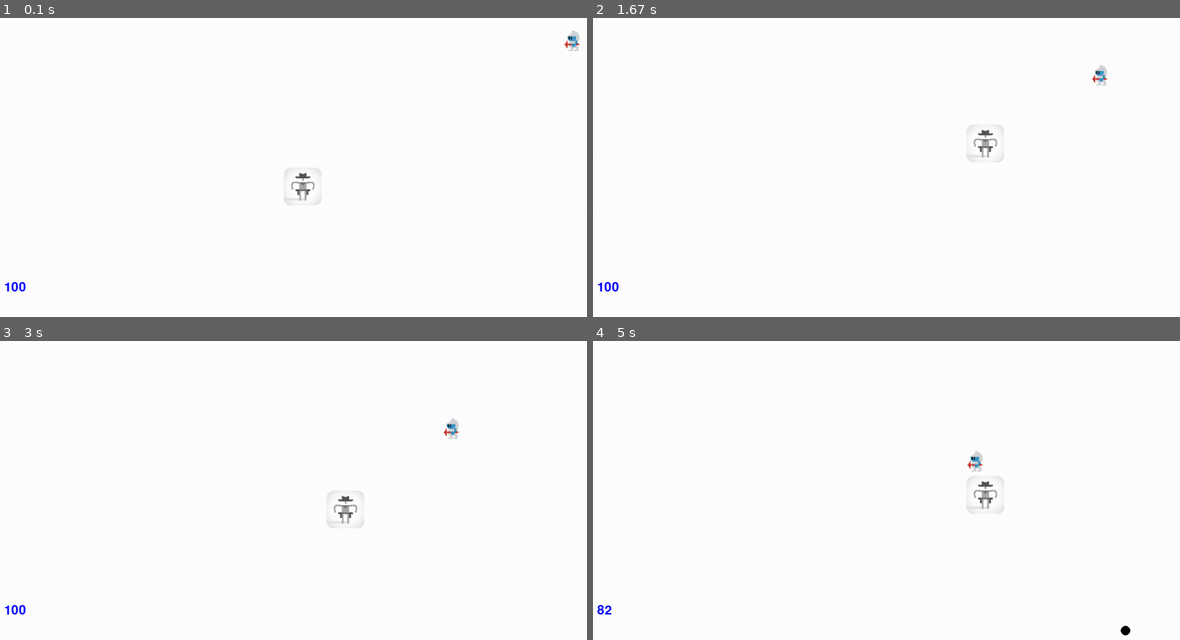
Above: before the commit, frames 1-4 (two rows, left to right).
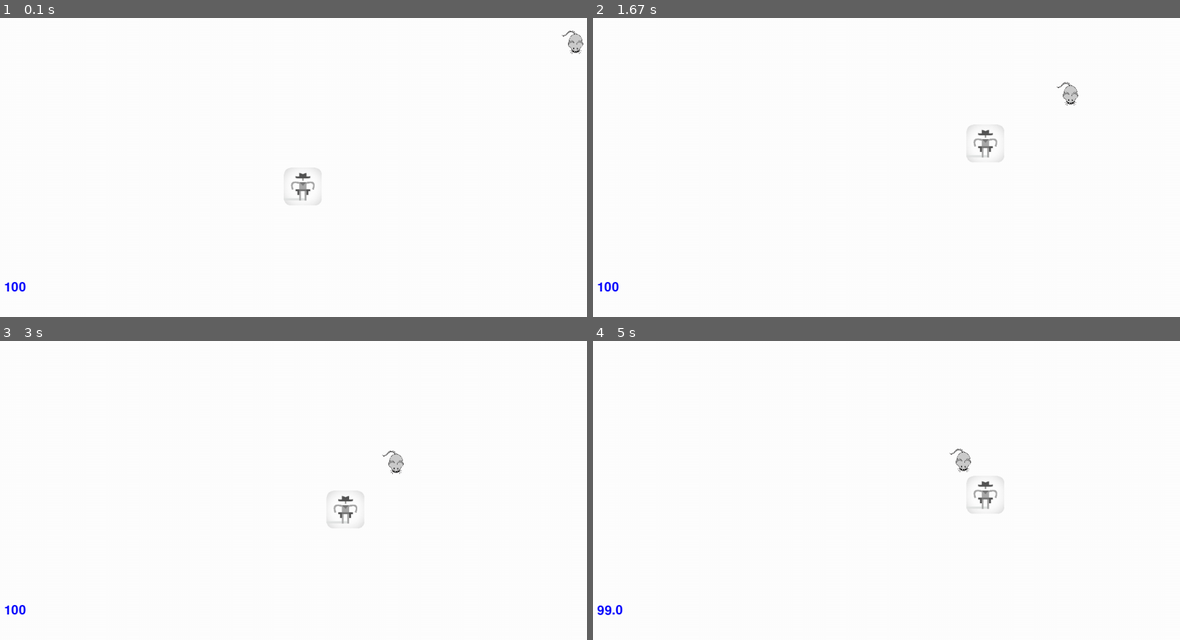
Above: after the commit, the same moments.

Repository: lambo-n/thecoderschool-pygames
Game: pygame game, started from blaster.py
Two runs of this game, one before a commit and one after it. Both use one fixed random seed, a clock stepped at 60 frames per second and the inputs below.
Inputs (mouse positions are in pixels of both pictures, inside the frame that each line leads up to):
- Up to frame 1 (0.1 s): no input
- Up to frame 2 (1.67 s): click (874, 167) at 0.38 s; hold D 0.67-1.13 s; move the mouse to (851, 182) at 0.7 s; hold W 1.17-1.47 s; hold D from 1.5 s (still down)
- Up to frame 3 (3 s): release D at 1.97 s; hold A 2-2.53 s; hold S 2.57-2.87 s; hold A from 2.9 s (still down)
- Up to frame 4 (5 s): release A at 3.3 s; hold W 3.33-3.7 s; click (1097, 610) at 3.78 s; hold D 4.07-4.7 s; hold S from 4.73 s (still down)

The runs differ from the first frame. In frame 1, 0.1% of the frame differs, in the area x 95-100%, y 4-13%; in frame 2, 0.3%; in frame 3, 0.3%; in frame 4, 0.4%, in the area x 0-92%, y 36-99%.

Commit message:
itamar 3/27

Diff:
--- a/blaster.py
+++ b/blaster.py
@@ -11,7 +11,7 @@
 running = True
 dt = 0
 money = 0
-wave = 0
+wave = 1
 # 1, 2, 4, 7, 11, 16
 waveAmount = 0
 enemiesLeft = waveAmount
@@ -72,15 +72,19 @@
     screen.blit(playerImage, player_pos)
 
 
-    if enemiesLeft <= 0:
-        waveAmount += wave
+    if len(enemyList) == 0:
+        waveAmount = 1 + (wave - 1) * wave // 2
         wave += 1
         enemiesLeft = waveAmount
 
-        for i in range(waveAmount):
-            enemyType = random.choice(["normal", "speed"])
-            newEnemy = Enemy(pygame.Vector2(random.randint(0, WIDTH), random.randint(0, HEIGHT)) , enemyType)
+        enemyTypes = {"normal": 2, "speed": 1}
+        budget = waveAmount
+        while budget > 0:
+            affordable = [t for t, v in enemyTypes.items() if v <= budget]
+            enemyType = random.choice(affordable)
+            newEnemy = Enemy(pygame.Vector2(random.randint(0, WIDTH), random.randint(0, HEIGHT)), enemyType)
             enemyList.append(newEnemy)
+            budget -= enemyTypes[enemyType]
 
 
 
@@ -93,7 +97,7 @@
         for enemy in enemyList[:]:
             enemyRect = enemy.get_rect()
 
-            if enemyRect.collidepoint(bullet.pos) and bullet:
+            if enemyRect.collidepoint(bullet.pos) and bullet in bulletList:
                 enemy.health -= 5
                 bulletList.remove(bullet)
 
--- a/tag.py
+++ b/tag.py
@@ -47,6 +47,9 @@
 
 player_jump_counts = [allowedJumps, allowedJumps, allowedJumps, allowedJumps, allowedJumps]  # remaining jumps per player (max 2)
 
+TAG_COOLDOWN = 2.0  # seconds before a newly-tagged player can tag back
+tag_cooldowns = [0.0] * 5  # cooldown timer per player
+
 
 floorBase = pygame.Rect(0, HEIGHT - 100, WIDTH, 10)
 platform1 = pygame.Rect(400, 500, 200, 20)
@@ -59,6 +62,9 @@
 platform8 = pygame.Rect(800, 550, 100, 20)
 
 platforms = [floorBase, platform1, platform2, platform3, platform4, platform5, platform6, platform7, platform8]
+
+downArrowImage = pygame.image.load("assets/downArrow.png").convert_alpha()
+downArrowImage = pygame.transform.scale(downArrowImage, (PLAYER_WIDTH, PLAYER_HEIGHT))
 
 while running:
     # poll for events
@@ -80,6 +86,9 @@
     pygame.draw.rect(screen, "green", (player3_pos.x, player3_pos.y, PLAYER_WIDTH, PLAYER_HEIGHT))
     pygame.draw.rect(screen, "yellow", (player4_pos.x, player4_pos.y, PLAYER_WIDTH, PLAYER_HEIGHT))
     pygame.draw.rect(screen, "orange", (player5_pos.x, player5_pos.y, PLAYER_WIDTH, PLAYER_HEIGHT))
+
+    tagged_pos = player_positions[taggedPlayer]
+    screen.blit(downArrowImage, (tagged_pos.x, tagged_pos.y - PLAYER_HEIGHT - 2))
 
     for platform in platforms:
         pygame.draw.rect(screen, "black", platform)
@@ -108,17 +117,26 @@
                     else: player_rect.left = platform.right
                 player_positions[i].x = player_rect.x
 
+    # Tick tag cooldowns
+    for i in range(len(tag_cooldowns)):
+        if tag_cooldowns[i] > 0:
+            tag_cooldowns[i] = max(0.0, tag_cooldowns[i] - dt)
+
     # Player-to-player collisions
     for i in range(len(player_positions)):
         player_rect = pygame.Rect(player_positions[i].x, player_positions[i].y, PLAYER_WIDTH, PLAYER_HEIGHT)
         for j in range(i + 1, len(player_positions)):
             other_rect = pygame.Rect(player_positions[j].x, player_positions[j].y, PLAYER_WIDTH, PLAYER_HEIGHT)
             if player_rect.colliderect(other_rect):
-                if taggedPlayer == i:
+                if taggedPlayer == i and tag_cooldowns[j] <= 0:
                     taggedPlayer = j
+                    tag_cooldowns[j] = TAG_COOLDOWN
+                    tag_cooldowns[i] = TAG_COOLDOWN
                     print(taggedPlayer)
-                elif taggedPlayer == j:
+                elif taggedPlayer == j and tag_cooldowns[i] <= 0:
                     taggedPlayer = i
+                    tag_cooldowns[i] = TAG_COOLDOWN
+                    tag_cooldowns[j] = TAG_COOLDOWN
                     print(taggedPlayer)
                 # Calculate overlap on each axis
                 overlap_x = min(player_rect.right, other_rect.right) - max(player_rect.left, other_rect.left)
@@ -201,7 +219,9 @@
     if keys[pygame.K_RETURN]:
         player5_pos.x += PLAYER_MOVEMENT_SPEED * dt
 
-
+    for pos in player_positions:
+        pos.x = max(0, min(pos.x, WIDTH - PLAYER_WIDTH))
+        pos.y = max(0, min(pos.y, HEIGHT - PLAYER_HEIGHT))
 
 
 
--- a/zenith.py
+++ b/zenith.py
@@ -21,8 +21,17 @@
 platform3 = pygame.Rect(750, 150, 200, 10)
 pportal1 = pygame.Rect(1000, 150, 200, 10)
 platformG = pygame.Rect(0, 600, WIDTH, 20)
+lvl1Platforms = [platform1, platform2, platform3, pportal1, platformG]
 
-platformList = [platform1, platform2, platform3, pportal1, platformG]
+platformb1 = pygame.Rect(200, 400, 200, 10)
+platformb2 = pygame.Rect(500, 300, 200, 10)
+lvl2Platforms = [platformb1, platformb2, platformG]
+
+currentLevelList = lvl1Platforms
+
+endPortal = pygame.Rect(1000, 150, 200, 10)
+
+
 
 cubeImage = pygame.image.load("assets/digdug.png").convert_alpha()
 cubeImage = pygame.transform.scale(cubeImage, (40, 40))
@@ -47,7 +56,7 @@
     player_rect = pygame.Rect(player_pos.x, player_pos.y, 40, 40)
 
     # Platform collisions
-    for platform in platformList:
+    for platform in currentLevelList:
         if player_rect.colliderect(platform):
             # Landing on top
             if gravity >= 0 and player_rect.bottom - platform.top <= 20:
@@ -71,9 +80,15 @@
     player_rect.clamp_ip(screen.get_rect())
     player_pos.x = player_rect.x
 
-    for platform in platformList:
+    for platform in currentLevelList:
         pygame.draw.rect(screen, "black", platform)
     screen.blit(cubeImage, player_rect)
+
+    if currentLevel == 1:
+        currentLevelPlatforms = lvl1Platforms
+
+    if player_rect.colliderect(endPortal):
+        currentLevel += 1
 
 
     keys = pygame.key.get_pressed()
